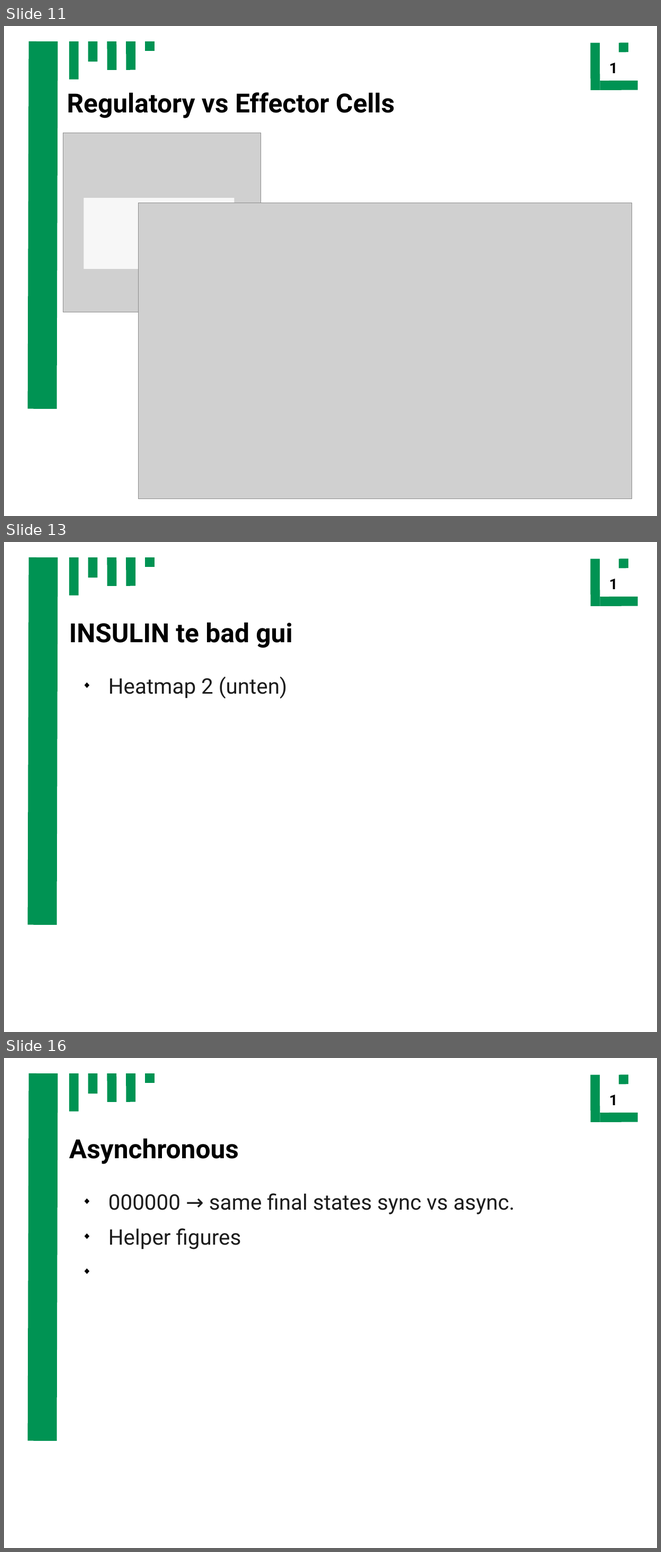
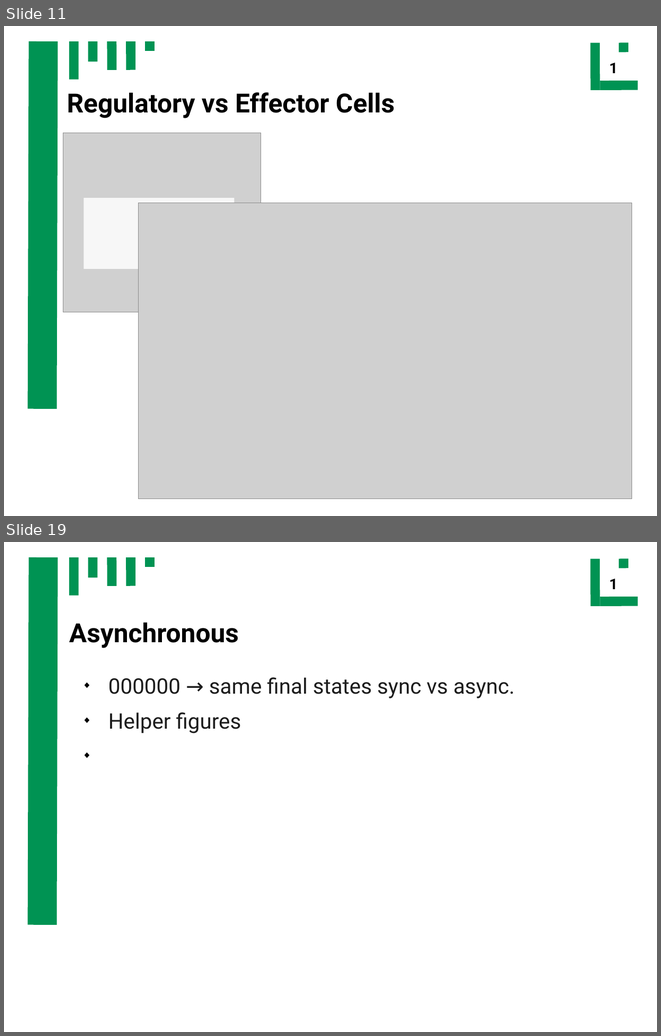
Before and after one commit to ch4perone/HaveFunWithSysBio, a slide deck: presentation.odp. Shown one above the other, each under a label of ours: slides 11, 13 and 16 before the commit, slides 11 and 19 after it; the slides between them are not shown. The pictures are 661x1552 and 661x1036 pixels, drawn with LibreOffice and Linux fonts; fonts in the diff are those of the drawing; grey boxes stand for pictures. Boxes give left, top, right and bottom in pixels: in the first picture for what was removed or moved away, otherwise in the second. Text is boxed around its words. In the diff, an @@ line names an element or a change of style, - is before the commit and + after.

```diff
--- a/presentation.odp
+++ b/presentation.odp
@@ slide 13 removed at (4, 542, 657, 1032), background #FFFFFF; not listed: 10 template elements that a slide beside it also shows @@
@@ title removed at (69, 622, 292, 648) @@
-INSULIN te bad gui
@@ text removed at (108, 677, 287, 698) @@
-◆ Heatmap 2 (unten)
@@ what was slide 16 is now slide 19 @@
```
Also in this commit, not shown: 4 slides changed, 8 slides added, 2 other slides removed, 14 other files.
